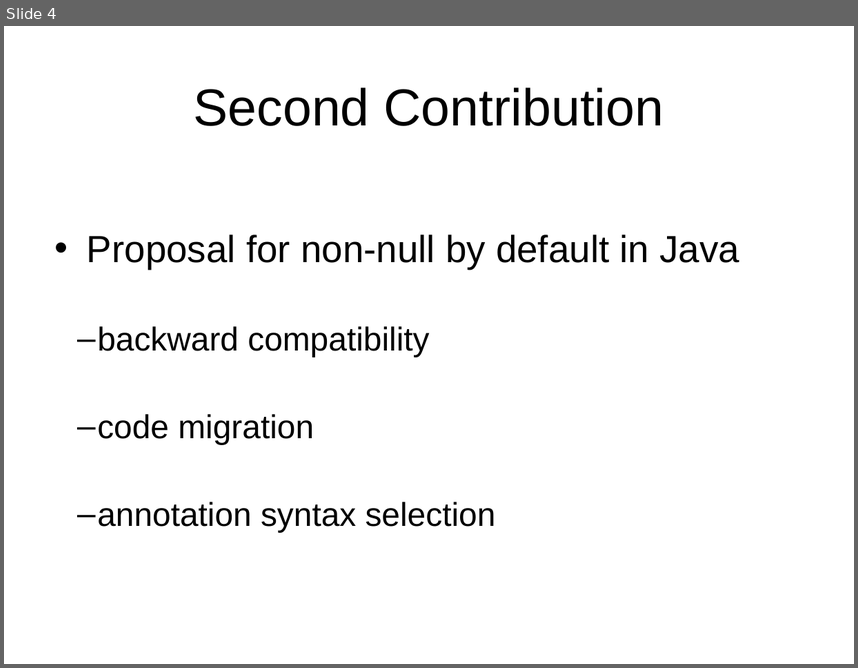
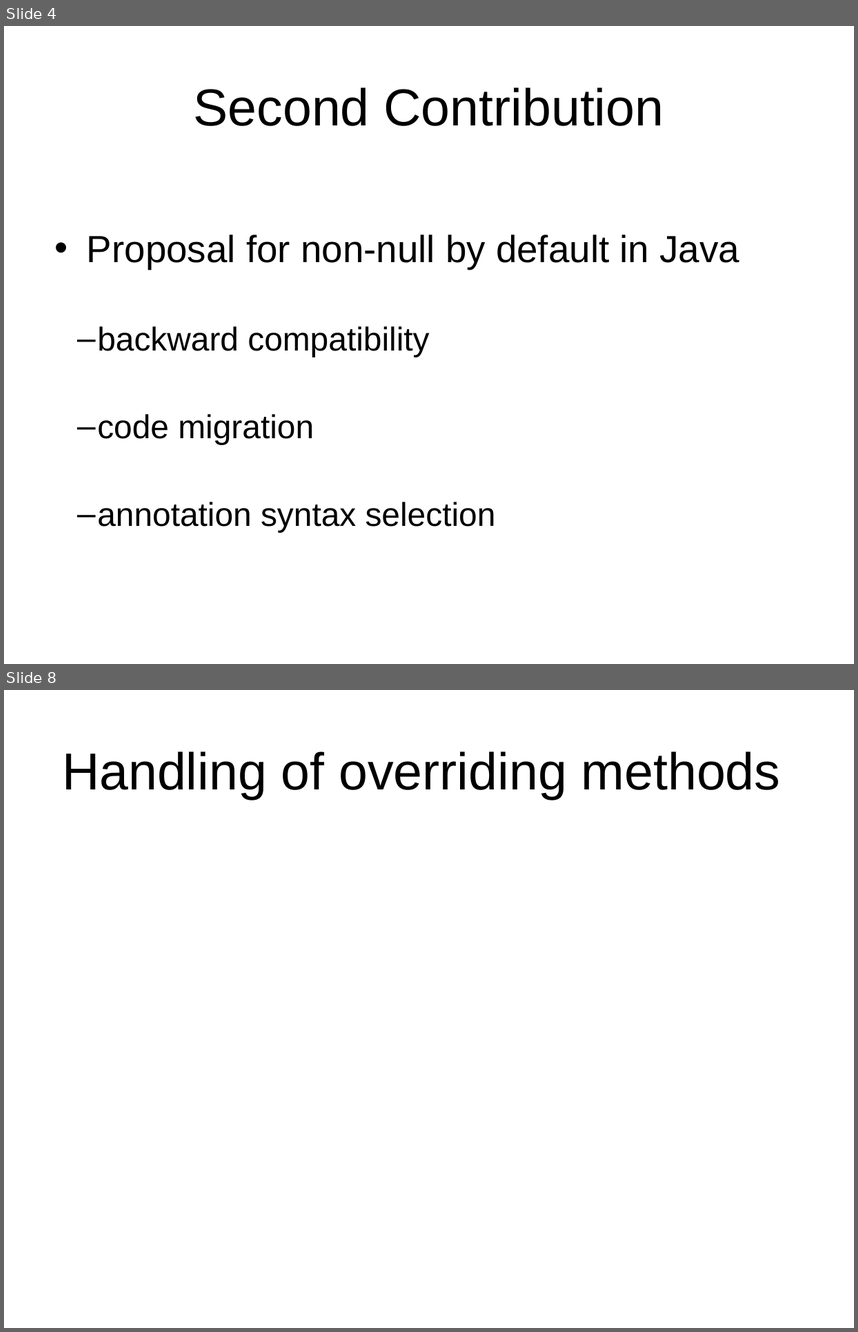
Before and after one commit to xiaohe27/Papers4Courses, a slide deck: CS527/Presentation/Non-Null-By-Default.ppt. Shown one above the other, each under a label of ours: slide 4 before the commit, slides 4 and 8 after it; the slides between them are not shown. The pictures are 858x668 and 858x1332 pixels, drawn with LibreOffice and Linux fonts; fonts in the diff are those of the drawing. Boxes give left, top, right and bottom in pixels: in the first picture for what was removed or moved away, otherwise in the second. Text is boxed around its words. In the diff, an @@ line names an element or a change of style, - is before the commit and + after.

```diff
--- a/CS527/Presentation/Non-Null-By-Default.ppt
+++ b/CS527/Presentation/Non-Null-By-Default.ppt
@@ slide 8 added at (4, 690, 854, 1328), background #FFFFFF @@
@@ title added at (62, 751, 781, 799), 44 pt, text #000000 @@
+Handling of overriding methods
```
Also in this commit, not shown: 1 slide changed, 7 other slides added, 8 other files.
